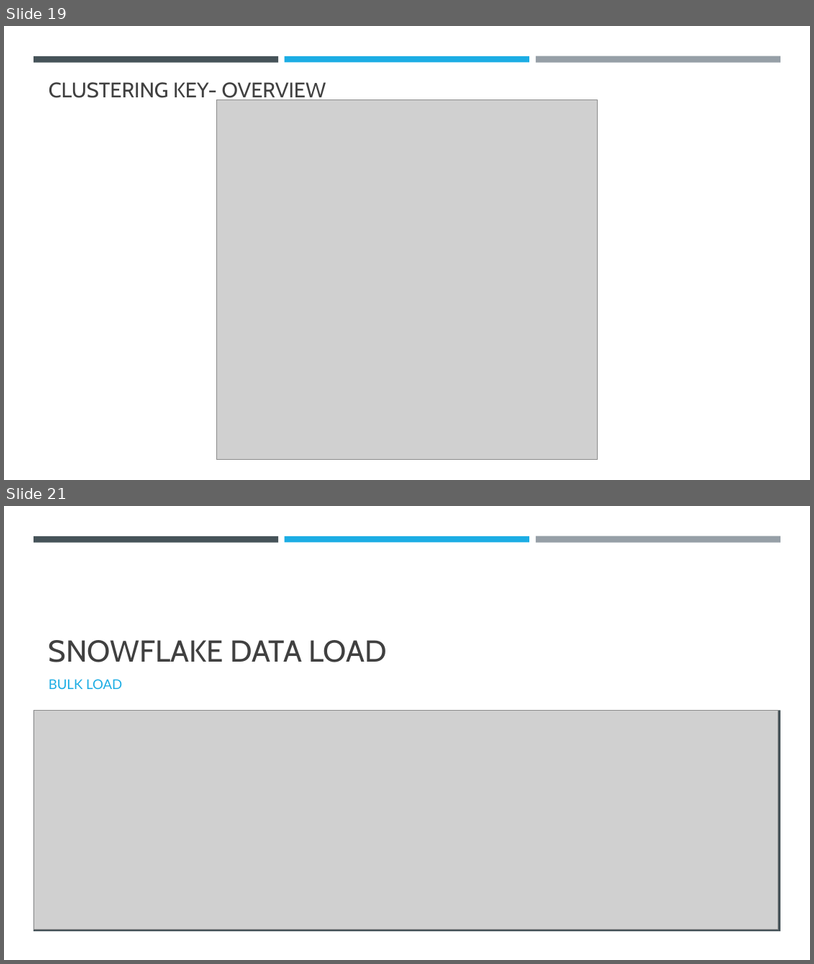
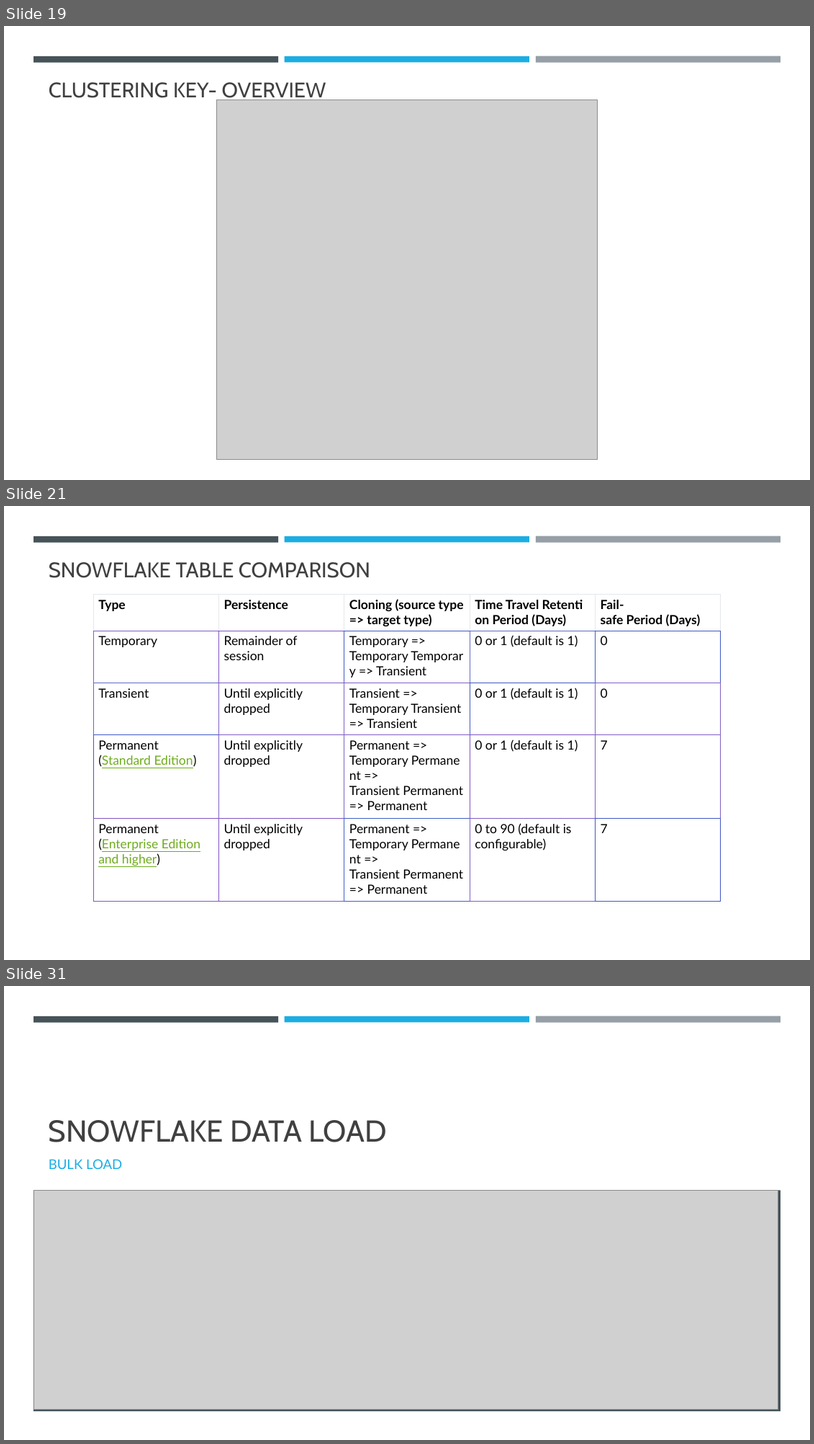
Before and after one commit to umeshmahajan/azure-brainworks2023, a slide deck: docs/Azure-Snowflake.pptx. Shown one above the other, each under a label of ours: slides 19 and 21 before the commit, slides 19, 21 and 31 after it; the slides between them are not shown. The pictures are 814x964 and 814x1444 pixels, drawn with LibreOffice and Linux fonts; fonts in the diff are those of the drawing; grey boxes stand for pictures. Boxes give left, top, right and bottom in pixels: in the first picture for what was removed or moved away, otherwise in the second. Text is boxed around its words. In the diff, an @@ line names an element or a change of style, - is before the commit and + after.

```diff
--- a/docs/Azure-Snowflake.pptx
+++ b/docs/Azure-Snowflake.pptx
@@ slide 21 added at bbox=[4, 506, 810, 960], background #FFFFFF; not listed: 3 template elements that a slide beside it also shows @@
@@ title added at bbox=[49, 562, 370, 578], 25.2 pt, text #404040 @@
+SNOWFLAKE TABLE COMPARISON
@@ table added at bbox=[93, 595, 723, 901], 5 rows, 5 columns @@
+Type | Persistence | Cloning (source type => target type) | Time Travel Retention Period (Days) | Fail-safe Period (Days)
+Temporary | Remainder of session | Temporary => Temporary Temporary => Transient | 0 or 1 (default is 1) | 0
+Transient | Until explicitly dropped | Transient => Temporary Transient => Transient | 0 or 1 (default is 1) | 0
+Permanent (Standard Edition) | Until explicitly dropped | Permanent => Temporary Permanent => Transient Permanent => Permanent | 0 or 1 (default is 1) | 7
+Permanent (Enterprise Edition and higher) | Until explicitly dropped | Permanent => Temporary Permanent => Transient Permanent => Permanent | 0 to 90 (default is configurable) | 7
@@ what was slide 21 is now slide 31 @@
```
Also in this commit, not shown: 2 slides changed, 20 other slides added, 2 slides removed, 7 other files.
